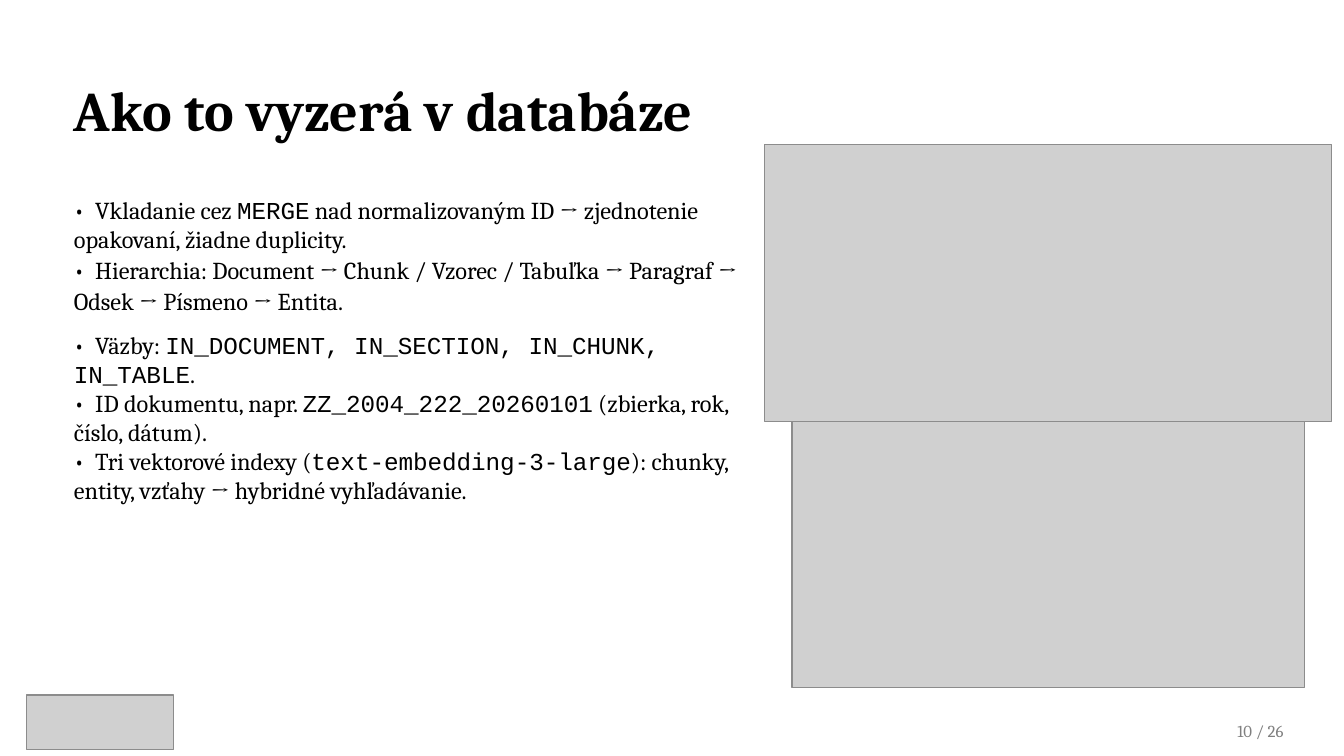
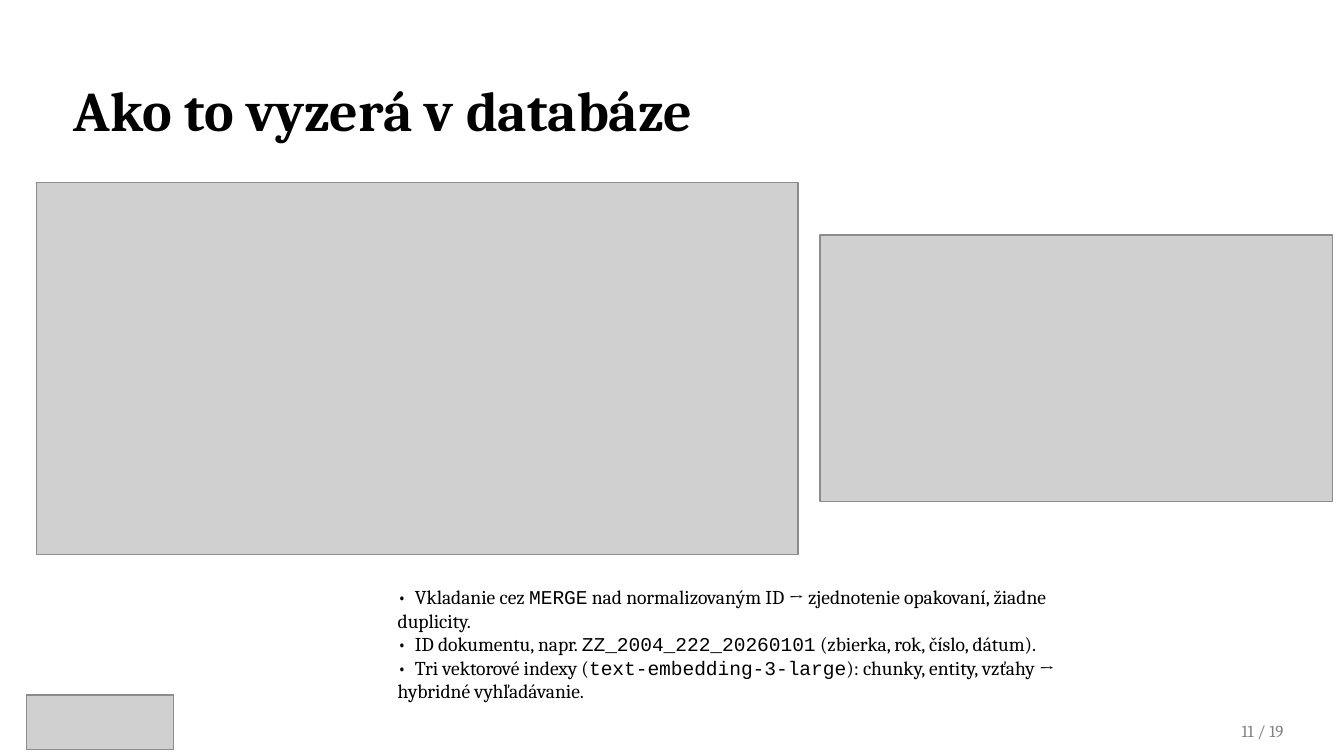
Before and after one commit to samuelbagin1/llm-knowledge-graph, a slide deck: slide 11 of presentations/Tvorba_znalostnych_grafov_obhajoba1.pptx (slide 12 before the commit). Drawn at 1344x756 pixels with LibreOffice and Linux fonts; fonts in the diff are those of the drawing; grey boxes stand for pictures. Boxes give left, top, right and bottom in pixels: in the first picture for what was removed or moved away, otherwise in the second. Text is boxed around its words. In the diff, an @@ line names an element or a change of style, - is before the commit and + after.

```diff
--- a/presentations/Tvorba_znalostnych_grafov_obhajoba1.pptx
+++ b/presentations/Tvorba_znalostnych_grafov_obhajoba1.pptx
@@ picture: place and size @@
-picture at [765,144,1332,421]
+picture at [36,183,798,555]
@@ picture: place and size @@
-picture at [792,422,1305,688]
+picture at [820,235,1333,501]
@@ text at [74,261,713,386]: paragraphs removed @@
-• Hierarchia: Document → Chunk / Vzorec / Tabuľka → Paragraf → Odsek → Písmeno → Entita.
-• Väzby: IN_DOCUMENT, IN_SECTION, IN_CHUNK, IN_TABLE.
@@ text "• Vkladanie cez MERGE nad ...": place and size @@
-text "• Vkladanie cez MERGE nad ..." at [74,202,730,505]
+text "• Vkladanie cez MERGE nad ..." at [398,590,1047,703]
@@ text "• Vkladanie cez MERGE nad ..." at [398,590,1047,703]: size 13 to 10.5 pt @@
@@ text at [1242,726,1283,737]: text changed @@
-10 / 26
+11 / 19
```
Also in this commit, not shown: 20 other slides changed, 5 slides removed, 7 other files.
